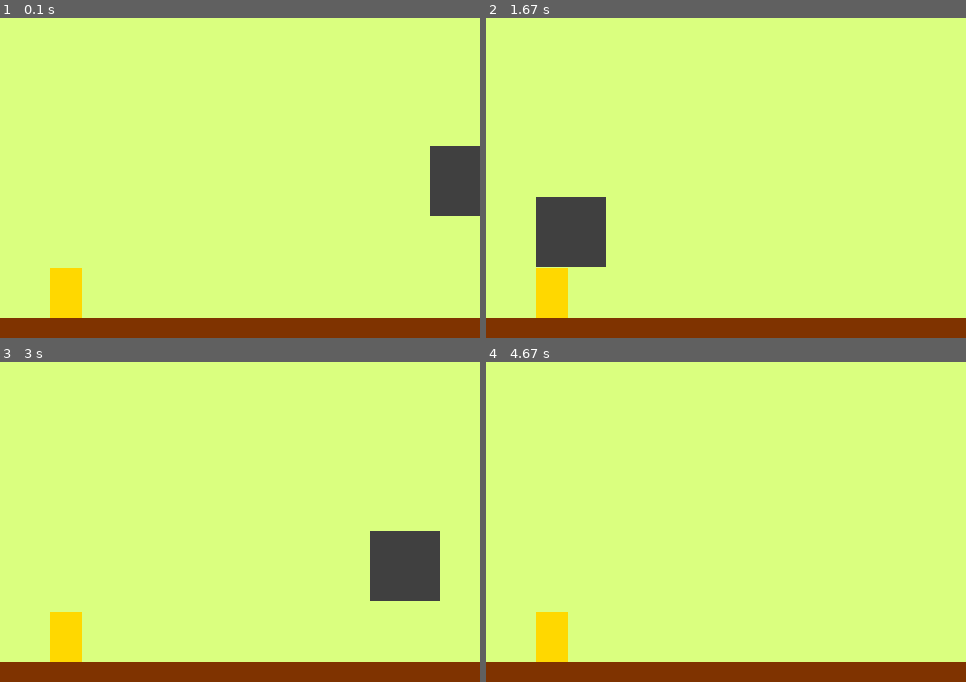
Above: before the commit, frames 1-4 (two rows, left to right).
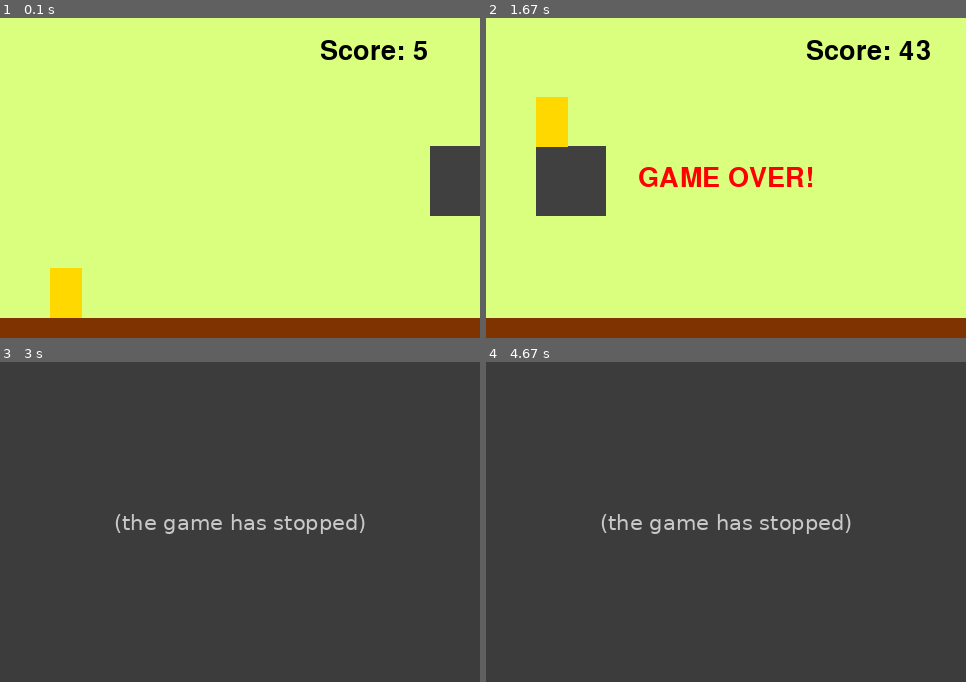
Above: after the commit, the same moments.

Repository: MinHyeok90/20200530_pygame
Game: pygame game, started from run/run.py
Two runs of this game, one before a commit and one after it. Both use one fixed random seed, a clock stepped at 60 frames per second and the inputs below.
Inputs:
- Up to frame 1 (0.1 s): no input
- Up to frame 2 (1.67 s): tap Space at 0.33 s
- Up to frame 3 (3 s): no input
- Up to frame 4 (4.67 s): no input

The runs differ from the first frame. In frame 1, 0.6% of the frame differs, in the area x 66-89%, y 6-14%; in frame 2, 8.6%; in frame 3, 97%; in frame 4, 100%, in the area x 0-100%, y 0-100%.
After the commit the program exited at 2.7 s; later frames show no game.

Commit message:
Add Crash with Enemy

Diff:
--- a/run/run.py
+++ b/run/run.py
@@ -49,7 +49,7 @@
 
 # Env
 game_font = pygame.font.Font(None, 40)
-total_count = 0
+score = 0
 start_ticks = pygame.time.get_ticks()
 game_result = "GAME OVER"
 
@@ -94,9 +94,18 @@
         enemy_y_pos = random.randint(0, screen_height - enemy_height - stage_height)
 
     # Crash
-    # character_rect = character.get_rect()
-    # character_rect.left = character_x_pos
-    # character_rect.top = character_y_pos
+    character_rect = character.get_rect()
+    character_rect.left = character_x_pos
+    character_rect.top = character_y_pos
+
+    enemy_rect = enemy.get_rect()
+    enemy_rect.left = enemy_x_pos
+    enemy_rect.top = enemy_y_pos
+
+    if character_rect.colliderect(enemy_rect):
+        game_result = "GAME OVER!"
+        running = False
+
 
     # for ball_idx, ball_val in enumerate(balls):
     #     ball_pos_x = ball_val["pos_x"]
@@ -112,12 +121,15 @@
     #         running = False
     #         break
 
-
     # Display
     screen.blit(background, (0, 0))
     screen.blit(stage, (stage_x_pos, stage_y_pos))
     screen.blit(enemy, (enemy_x_pos, enemy_y_pos))
     screen.blit(character, (character_x_pos, character_y_pos))
+
+    score += 1
+    score_text = game_font.render("Score: {}".format(score), True, (0, 0, 0))
+    screen.blit(score_text, (screen_width - 160, 20))
     pygame.display.update()
 
 msg = game_font.render(game_result, True, (255, 0, 0))
@@ -125,7 +137,7 @@
 screen.blit(msg, msg_rect)
 pygame.display.update()
 
-# pygame.time.delay(2000)
+pygame.time.delay(2000)
 
 pygame.display.quit()
 pygame.quit()
